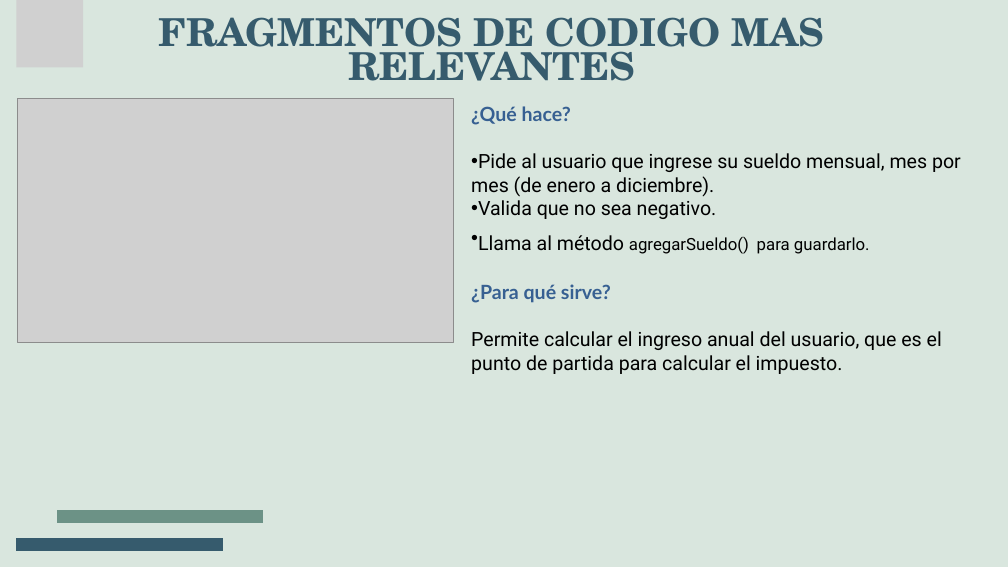
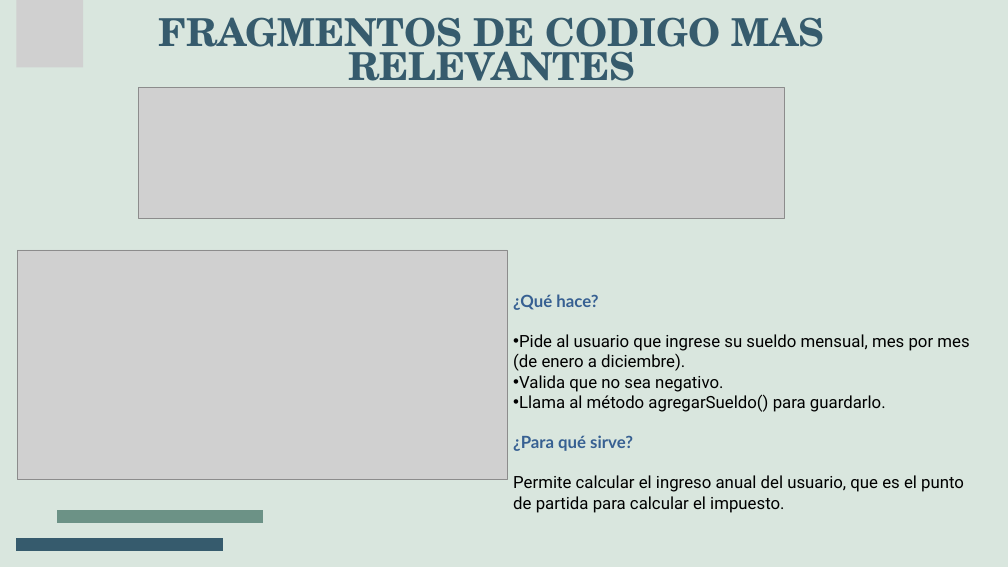
Before and after one commit to ProOrientadaObjetos-P-D-AA2025/aab1-25-proyecto-bimestral-1er-bim-grupal-JuanDaa0304, a slide deck: slide 6 of Proyecto Impuestos Anuales.pptx. Drawn at 1008x567 pixels with LibreOffice and Linux fonts; fonts in the diff are those of the drawing; grey boxes stand for pictures. Boxes give left, top, right and bottom in pixels: in the first picture for what was removed or moved away, otherwise in the second. Text is boxed around its words. In the diff, an @@ line names an element or a change of style, - is before the commit and + after.

```diff
--- a/Proyecto Impuestos Anuales.pptx
+++ b/Proyecto Impuestos Anuales.pptx
@@ picture added at [139,88,784,218] @@
@@ picture removed at [17,98,454,342] @@
@@ picture added at [17,250,507,480] @@
@@ text "¿Qué hace?": place and size @@
-text "¿Qué hace?" at [471,106,961,374]
+text "¿Qué hace?" at [513,294,969,513]
@@ text "¿Qué hace?" at [513,294,969,513]: size 28 to 24 pt in "¿Qué hace?", "Pide al usuario que ingrese su sueldo ...", "Valida que no sea negativo.", "Llama al método" and 2 more places @@
```
Also in this commit, not shown: 3 other slides changed, 4 other files.
